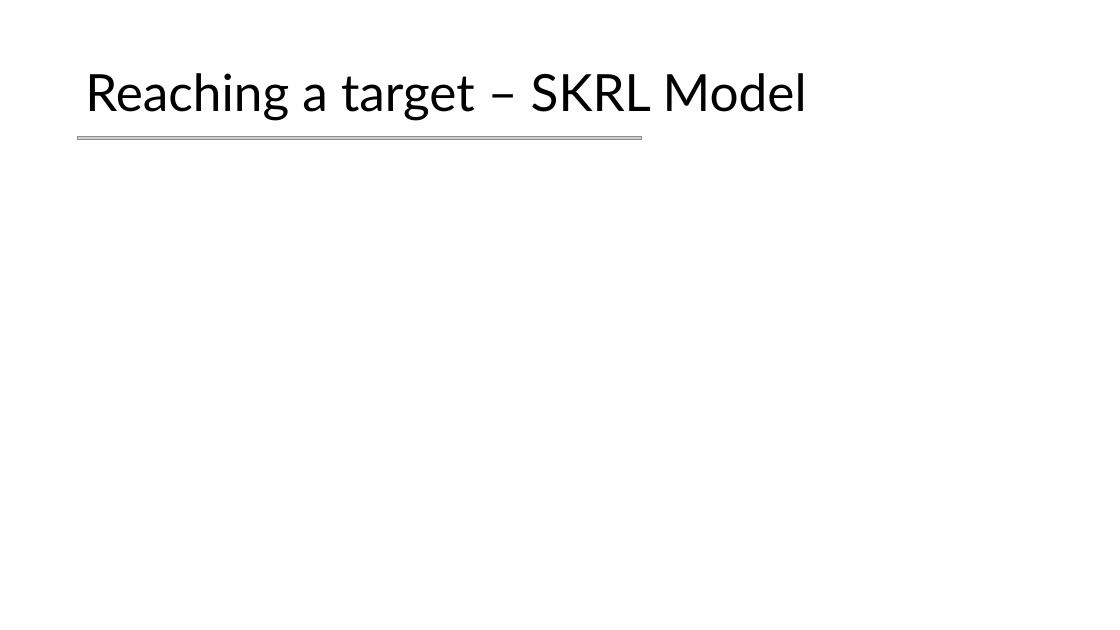
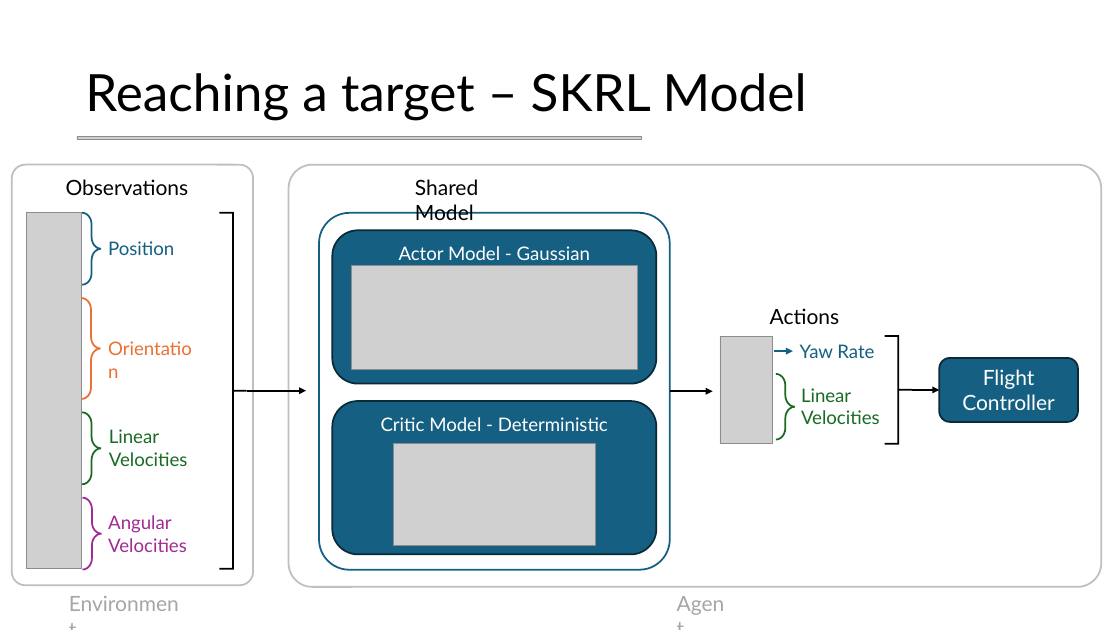
Before and after one commit to mettz/cps-project, a slide deck: slide 8 of Slides.pptx. Drawn at 1120x630 pixels with LibreOffice and Linux fonts; fonts in the diff are those of the drawing; grey boxes stand for pictures. Boxes give left, top, right and bottom in pixels: in the first picture for what was removed or moved away, otherwise in the second. Text is boxed around its words. In the diff, an @@ line names an element or a change of style, - is before the commit and + after.

Commit message:
added skrl model slide

```diff
--- a/Slides.pptx
+++ b/Slides.pptx
@@ rounded rectangle added at [289, 165, 1102, 587], outline #BFBFBF 1.5 pt @@
@@ text added at [415, 179, 478, 220], 18 pt, text #000000 @@
+Shared Model
@@ rounded rectangle added at [319, 213, 670, 570], fill #FFFFFF, outline #156082 1.5 pt @@
@@ rounded rectangle added at [333, 230, 657, 384], fill #156082, outline #092A39 1.5 pt, 16 pt, text #FFFFFF @@
+Actor Model - Gaussian
@@ picture added at [351, 266, 638, 370] @@
@@ group added at [720, 308, 880, 444]: 3 texts, 1 picture, 1 left brace, 1 arrow @@
+Actions
+Linear Velocities
+Yaw Rate
@@ right brace added at [885, 336, 912, 444], outline #000000 1.5 pt @@
@@ rounded rectangle added at [939, 358, 1078, 422], fill #156082, outline #092A39 1.5 pt, 18 pt, text #FFFFFF @@
+Flight Controller
@@ rounded rectangle added at [333, 401, 657, 555], fill #156082, outline #092A39 1.5 pt, 16 pt, text #FFFFFF @@
+Critic Model - Deterministic
@@ arrow added from (670, 392) to (712, 392), #000000 1.5 pt @@
@@ arrow added from (912, 390) to (939, 390), #000000 1.5 pt @@
@@ picture added at [393, 444, 596, 545] @@
@@ group added at [12, 165, 306, 621]: 6 texts, 4 left braces, 1 rounded rectangle, 1 picture, 1 right brace, 1 arrow @@
+Position
+Orientation
+Linear Velocities
+Angular Velocities
+Observations
+Environment
@@ text added at [669, 586, 739, 620], 18 pt, text #A6A6A6 @@
+Agent
```
